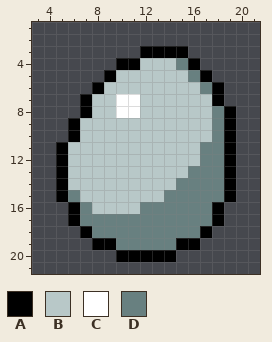
Pixel-art sprite -- Pokemon Brown 3D/Content/Textures/NPC/Egg_Silver.png. This is how it looked before the edit.
The file is 24x24 pixels. Shown: x 3..21, y 1..21.
Palette (. is transparent): A #000000  B #b8c8c8  C #ffffff  D #688080
Pixels before, first column x 5:
 3 .......AAAA....
 4 .....AABBBDA...
 5 ....ABBBBBBDA..
 6 ...ABBBBBBBBDA.
 7 ..ABBCCBBBBBBA.
 8 ..ABBCCBBBBBBDA
 9 .ABBBBBBBBBBBDA
10 .ABBBBBBBBBBBDA
11 ABBBBBBBBBBBDDA
12 ABBBBBBBBBBBDDA
13 ABBBBBBBBBBDDDA
14 ABBBBBBBBBDDDDA
15 ADBBBBBBBDDDDDA
16 .ADBBBBDDDDDDA.
17 .ADDDDDDDDDDDA.
18 ..ADDDDDDDDDA..
19 ...AADDDDDAA...
20 .....AAAAA.....
After the commit:
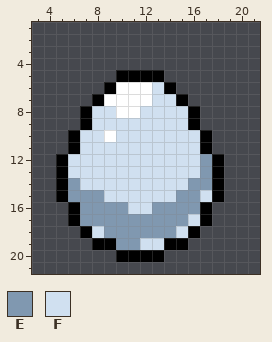
Colours new in this view: E #8098b0  F #d0e0f0
The exact change:
Changed rows in their new state; - is an unchanged pixel.
first column x 5:
 3 -------....----
 4 -----.......---
 5 ----.AAAA....--
 6 ---.ACCCFA....-
 7 --.AC--CFFA...-
 8 ---FF--FFFFA...
 9 -.AFFFFFFFFA...
10 --FFCFFFFFFFA..
11 .AFFFFFFFFFFA..
12 -FFFFFFFFFFFEA.
13 -FFFFFFFFFFFEA.
14 -EFFFFFFFFFEEA.
15 -EEEFFFFFFEEFA.
16 --EEEEFFEEEEA.-
17 --EEEEEEEEEFA.-
18 ---FEEEEEEFA.--
19 -----EEFFA-.---
20 ---------.-----
Changed places in both pictures, as pixel boxes (x1, y1, x2, y2):
changed: (56, 46, 236, 262)
